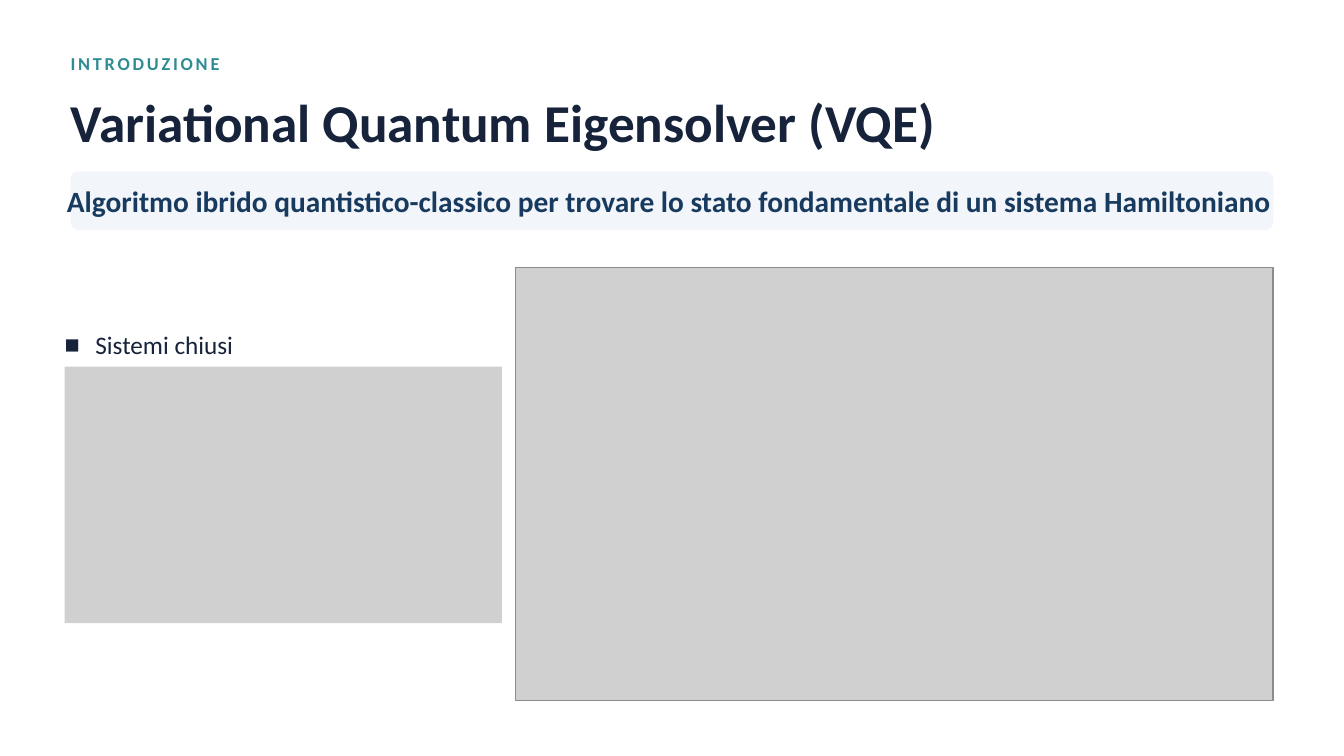
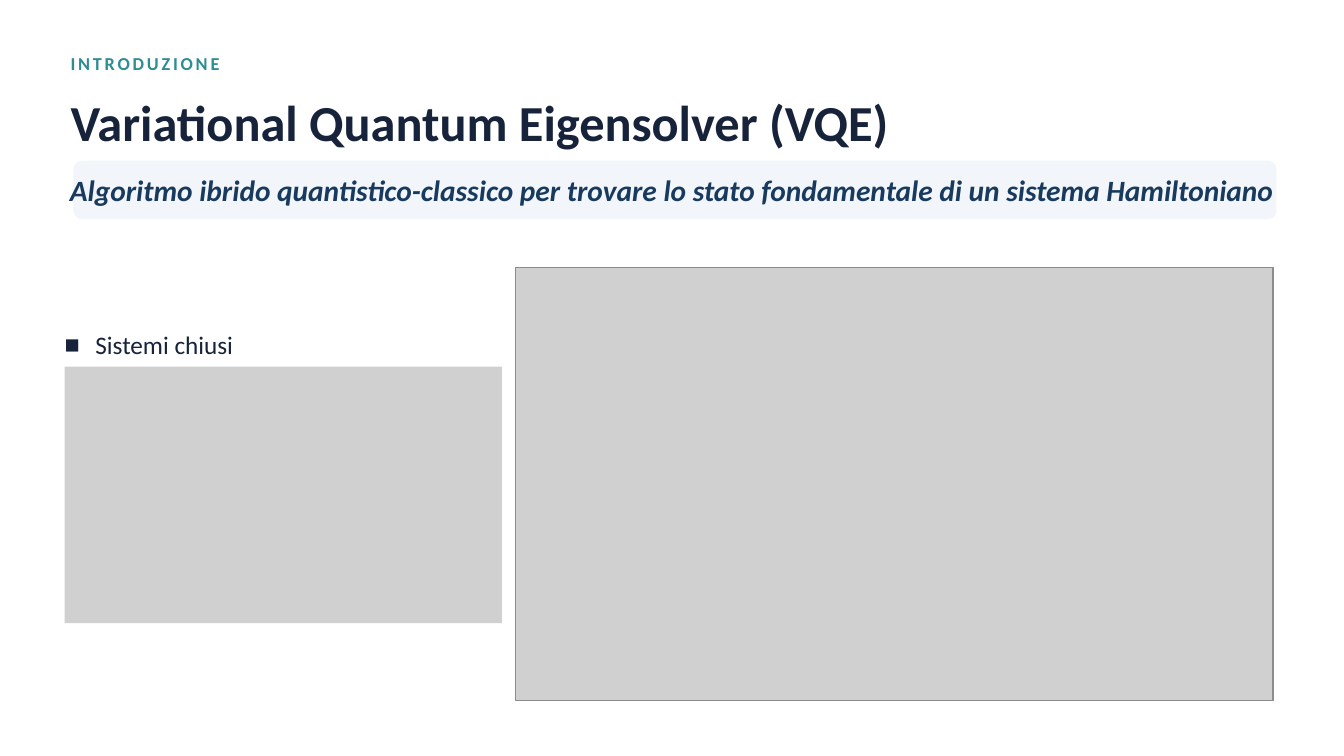
Before and after one commit to samslaves/tesi, a slide deck: slide 5 of 06_relazioni_e_parametri/Slides_v3/slides-schiavi.pptx. Drawn at 1344x756 pixels with LibreOffice and Linux fonts; fonts in the diff are those of the drawing; grey boxes stand for pictures. Boxes give left, top, right and bottom in pixels: in the first picture for what was removed or moved away, otherwise in the second. Text is boxed around its words. In the diff, an @@ line names an element or a change of style, - is before the commit and + after.

```diff
--- a/06_relazioni_e_parametri/Slides_v3/slides-schiavi.pptx
+++ b/06_relazioni_e_parametri/Slides_v3/slides-schiavi.pptx
@@ text "Variational Quantum Eigensolver (VQE)" at (71, 103, 888, 150): size 38 to 36 pt @@
@@ text "Algoritmo ibrido quantistico-classico per trovare ...": place and size @@
-text "Algoritmo ibrido quantistico-classico per trovare ..." at (67, 191, 1270, 217)
+text "Algoritmo ibrido quantistico-classico per trovare ..." at (70, 180, 1273, 206)
@@ text "Algoritmo ibrido quantistico-classico per trovare ..." at (70, 180, 1273, 206): italic on @@
@@ rounded rectangle: place and size @@
-rounded rectangle at (71, 171, 1273, 230)
+rounded rectangle at (74, 160, 1276, 219)
```
Also in this commit, not shown: 8 other slides changed, 2 slides added, 2 slides removed, 10 other files.
